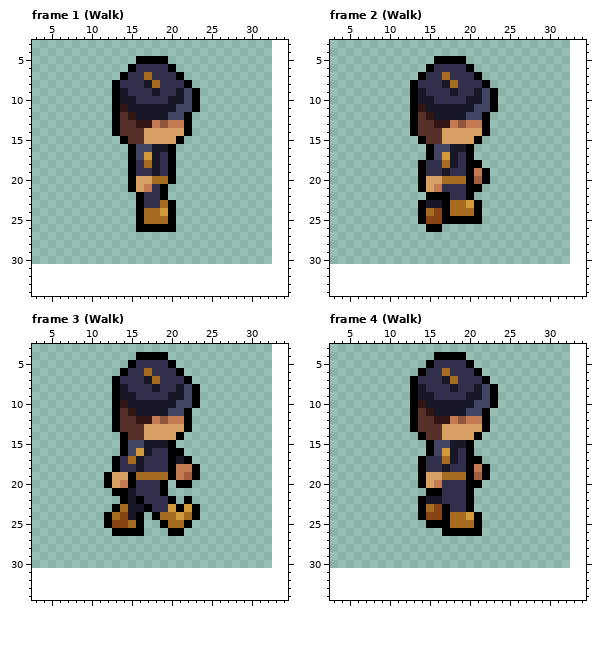
Edited in one commit: pixel-art file (TeamPwar/Sprites/Character.aseprite). Above, as it was before the edit.
30x30 pixels, 14 frames. Shown: frame 1 (Walk): x 3..34, y 3..34; frame 2 (Walk): x 3..34, y 3..34; frame 3 (Walk): x 3..34, y 3..34; frame 4 (Walk): x 3..34, y 3..34. The old version is drawn lined up with the new one, on the new canvas. The commit also changed other frames, which this record leaves out.
And afterwards:
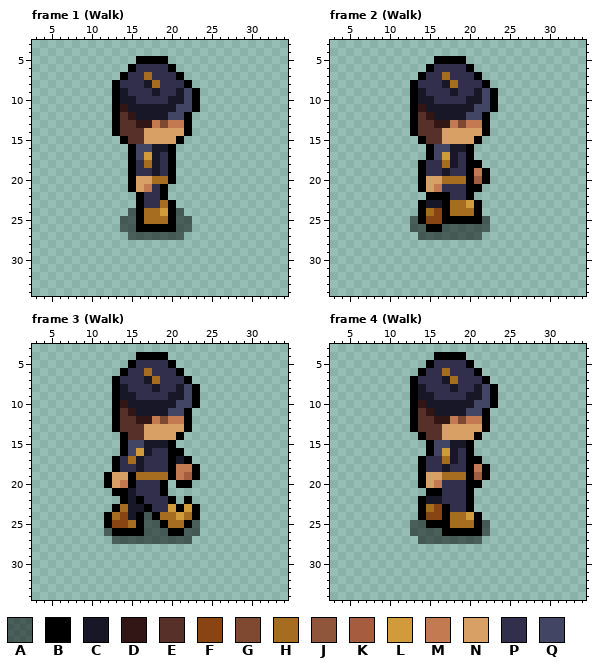
Palette (. is transparent): A #00000080  B #000000  C #181728  D #321515  E #563029  F #884412  G #7e4930  H #a66c20  J #8f563b  K #a65c3f  L #d19b3c  M #c37a51  N #d9a066  P #322f4c  Q #424563
From old to new:
canvas 30x30 -> 37x37, the old top-left corner now at 3,1
Frame 1 (Walk):
The edit adds colour A in row 24 at x 15 and 21; in rows 25 to 26 at x 14 to 15 and 21 to 22; in row 27 at x 15 to 21.
Colour J gives way to colour G in row 13 at x 19.
Frame 2 (Walk):
The edit adds colour A in row 25 at x 13 and 22; in row 26 at x 13 to 14 and 17 to 22; in row 27 at x 14 to 21.
Colour J gives way to colour G in row 13 at x 19.
Frame 3 (Walk):
The edit adds colour A in row 24 at x 17; in row 25 at x 17 to 18 and 23; in row 26 at x 12, 17 to 19 and 22 to 23; in row 27 at x 13 to 22.
Colour J gives way to colour G in row 12 at x 19.
Frame 4 (Walk):
The edit adds colour A in row 25 at x 13 to 14 and 22; in row 26 at x 13 to 16 and 22; in row 27 at x 14 to 21.
Colour J gives way to colour G in row 12 at x 19.
Boxes around the changes in both pictures, in picture pixels (x1, y1, x2, y2):
changed: (160, 120, 168, 128)
added: (120, 208, 192, 240)
changed: (458, 120, 466, 128)
added: (410, 216, 490, 240)
changed: (160, 416, 168, 424)
added: (104, 512, 200, 544)
changed: (458, 416, 466, 424)
added: (410, 520, 490, 544)
